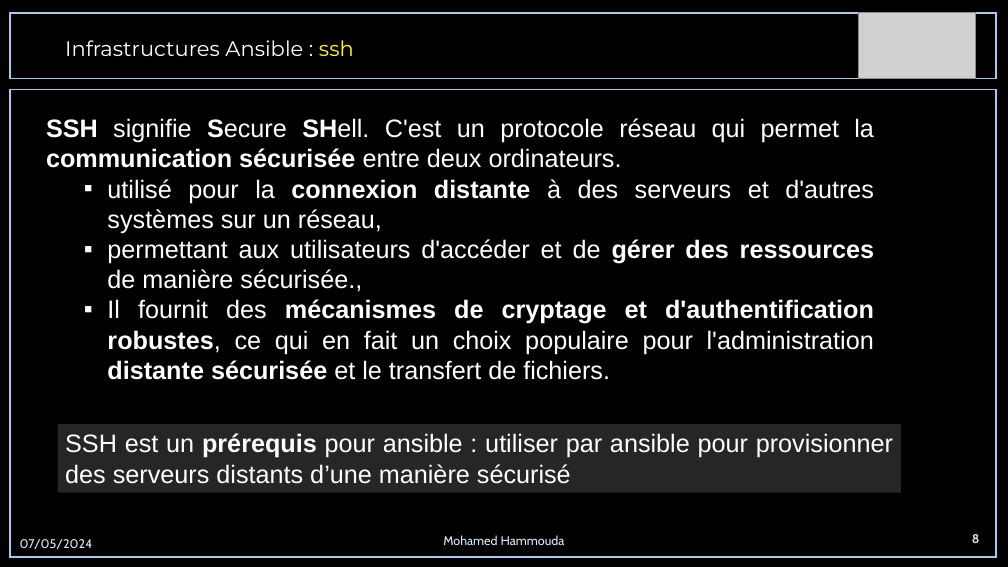
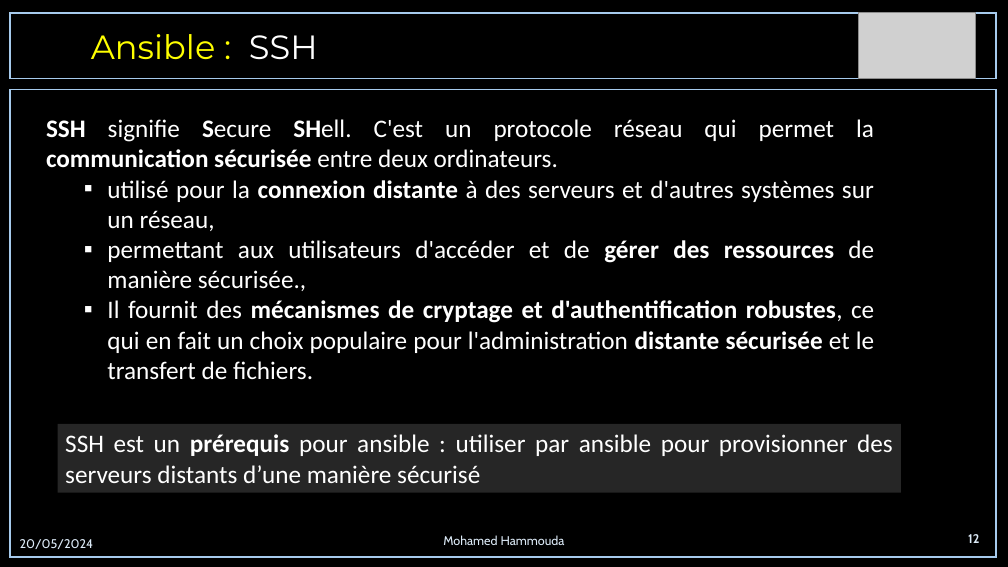
Before and after one commit to MohamedHammouda/Formation-Ansible, a slide deck: slide 12 of formationAnsibleetJenkins 2.pptx (slide 8 before the commit). Drawn at 1008x567 pixels with LibreOffice and Linux fonts; fonts in the diff are those of the drawing; grey boxes stand for pictures. Boxes give left, top, right and bottom in pixels: in the first picture for what was removed or moved away, otherwise in the second. Text is boxed around its words. In the diff, an @@ line names an element or a change of style, - is before the commit and + after.

```diff
--- a/formationAnsibleetJenkins 2.pptx
+++ b/formationAnsibleetJenkins 2.pptx
@@ text at [91,34,318,60]: text changed; size 20 to 32 pt; text colour #FFFFFF to #FFFF00 @@
-Infrastructures Ansible : ssh
+Ansible : SSH
@@ text "SSH signifie Secure SHell. C'est ..." at [46,119,874,380]: font Arial to Calibri @@
@@ rectangle "SSH est un prérequis pour ..." at [57,424,901,493]: font Arial to Calibri @@
@@ text at [20,539,94,549]: text changed @@
-07/05/2024
+20/05/2024
@@ page number at [968,534,979,543]: text changed @@
-8
+12
```
Also in this commit, not shown: 17 other slides changed, 55 slides added, 2 slides removed, 8 other files.
